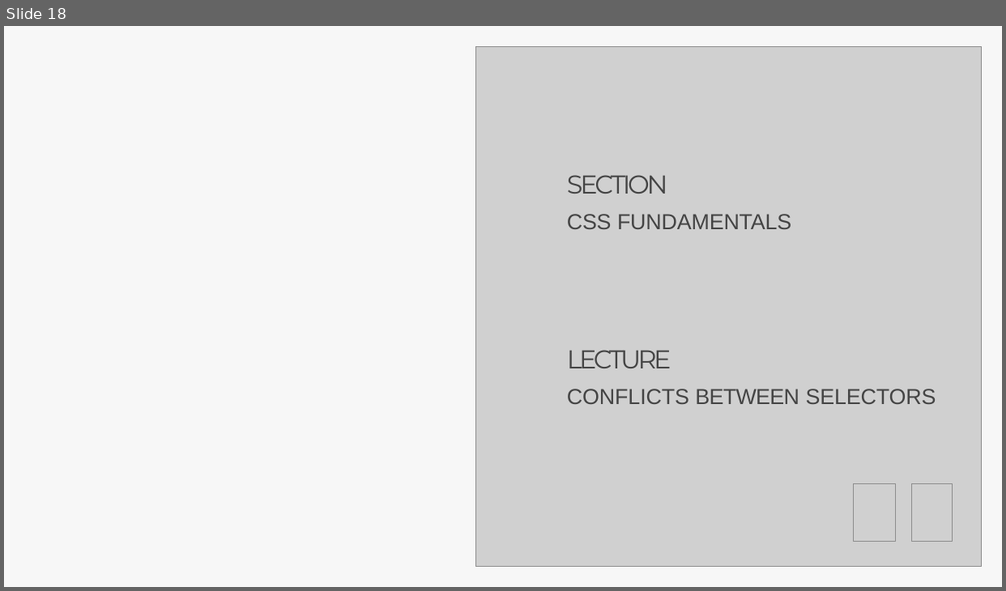
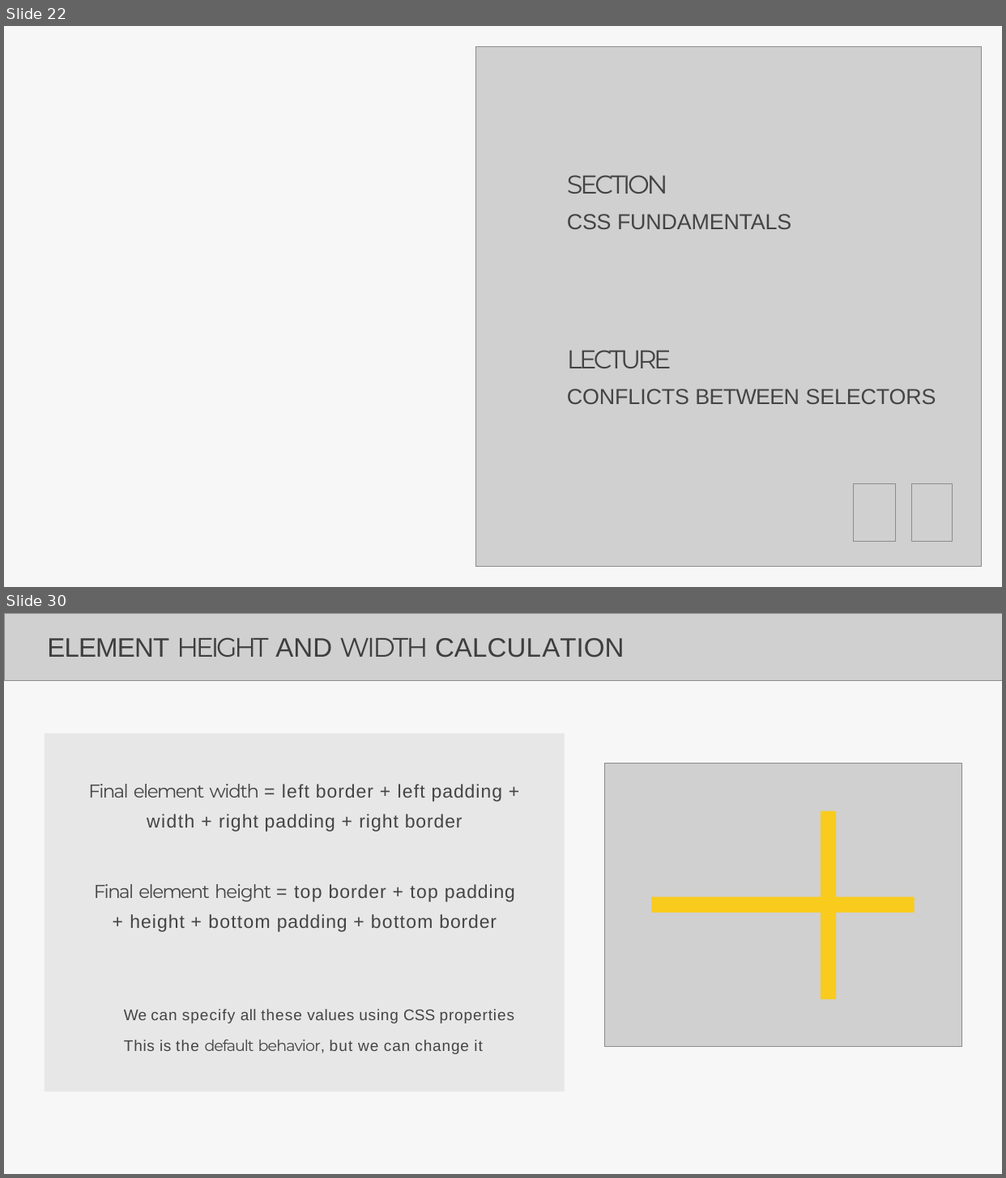
Before and after one commit to Aravindanchellam/UI-UX-Resources, a slide deck: LECTURE_HTML_CSS.pptx. Shown one above the other, each under a label of ours: slide 18 before the commit, slides 22 and 30 after it; the slides between them are not shown. The pictures are 1006x591 and 1006x1178 pixels, drawn with LibreOffice and Linux fonts; fonts in the diff are those of the drawing; grey boxes stand for pictures; background and template pictures are left out. Boxes give left, top, right and bottom in pixels: in the first picture for what was removed or moved away, otherwise in the second. Text is boxed around its words. In the diff, an @@ line names an element or a change of style, - is before the commit and + after.

```diff
--- a/LECTURE_HTML_CSS.pptx
+++ b/LECTURE_HTML_CSS.pptx
@@ slide 30 added at box(4, 613, 1002, 1174), background #FFFFFF; not listed: 1 template element that a slide beside it also shows @@
@@ picture added at box(4, 613, 1002, 680) @@
@@ title added at box(47, 637, 624, 658), 42.5 pt, text #3E3E3E @@
+ELEMENT HEIGHT AND WIDTH CALCULATION
@@ freeform shape added at box(44, 733, 564, 1092), fill #E7E7E7 @@
@@ picture added at box(604, 763, 961, 1047) @@
@@ text added at box(88, 784, 515, 1054), 29.5 pt, text #444444 @@
+Final element width = left border + left padding + width + right padding + right border
+Final element height = top border + top padding
++ height + bottom padding + bottom border
+We can specify all these values using CSS properties This is the default behavior, but we can change it
@@ freeform shape added at box(651, 811, 914, 999), fill #FFCB03 at 87% opacity @@
@@ what was slide 18 is now slide 22 @@
```
Also in this commit, not shown: 2 slides changed, 34 other slides added.
